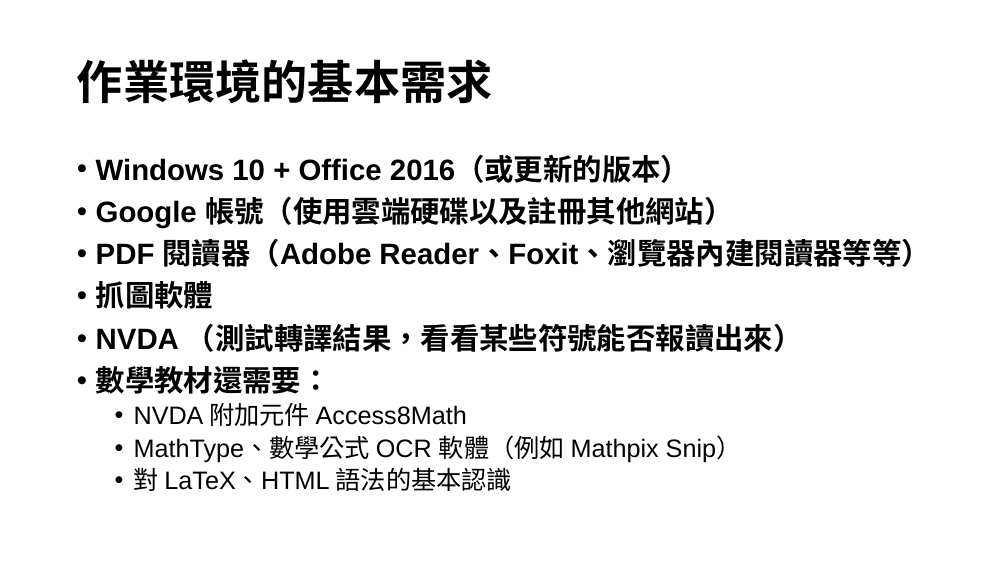
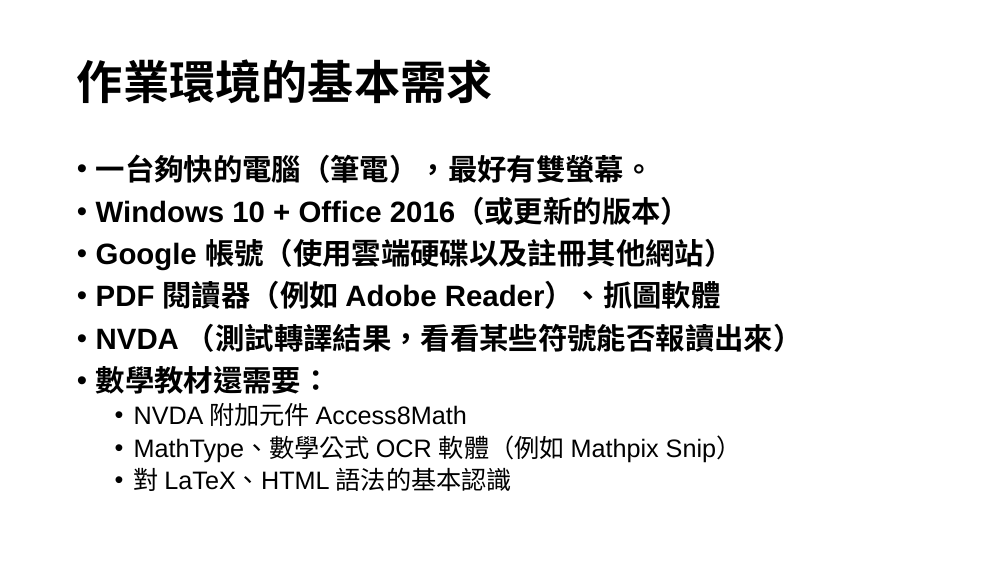
Before and after one commit to huanlin/VisualAids, a slide deck: slide 4 of Seminar/視障輔助教材轉檔研討會/投影片.pptx (slide 3 before the commit). Drawn at 1008x567 pixels with LibreOffice and Linux fonts; fonts in the diff are those of the drawing. Boxes give left, top, right and bottom in pixels: in the first picture for what was removed or moved away, otherwise in the second. Text is boxed around its words. In the diff, an @@ line names an element or a change of style, - is before the commit and + after.

```diff
--- a/Seminar/視障輔助教材轉檔研討會/投影片.pptx
+++ b/Seminar/視障輔助教材轉檔研討會/投影片.pptx
@@ text at bbox=[96, 154, 654, 183]: paragraph added @@
+• 一台夠快的電腦（筆電），最好有雙螢幕。
@@ text at bbox=[96, 281, 721, 309]: text changed @@
-• PDF 閱讀器（Adobe Reader、Foxit、瀏覽器內建閱讀器等等）
-• 抓圖軟體
+• PDF 閱讀器（例如 Adobe Reader）、抓圖軟體
```
Also in this commit, not shown: 5 other slides changed, 28 slides added, 1 other file.
